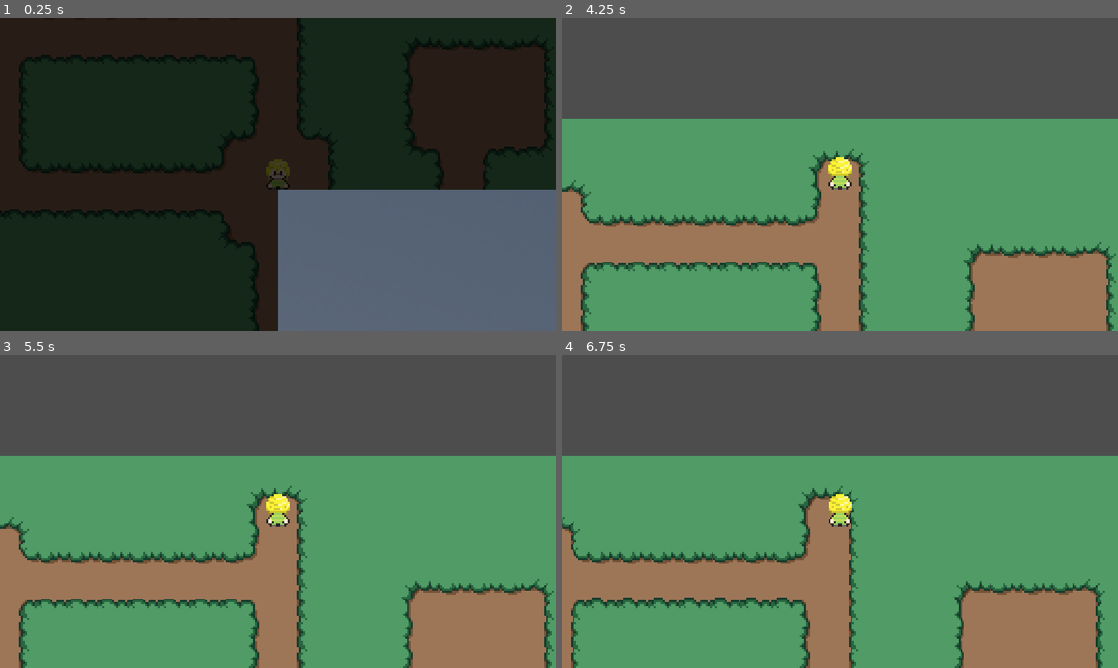
Above: before the commit, frames 1-4 (two rows, left to right).
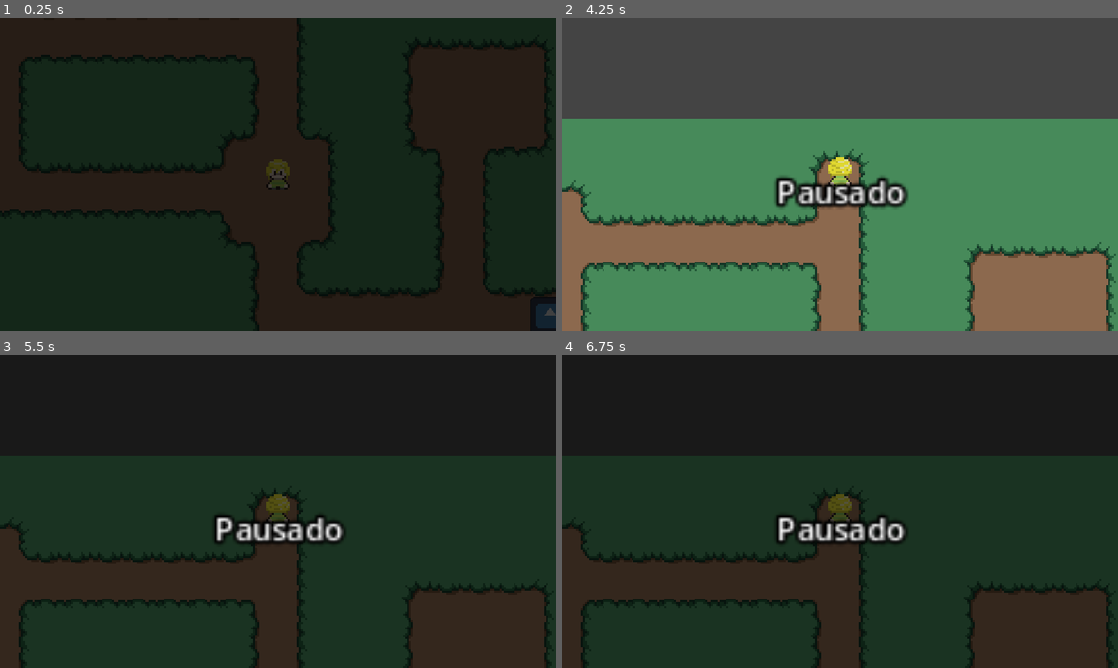
Above: after the commit, the same moments.

Repository: GJKR-Games/Dream-Toys-Dungeon
Game: Godot game, scene res://juntando/mother.tscn
Same seed, same stepped clock (60 frames per second), same inputs: the game is played once before the commit and once after it. The engine's default icon, where the game draws it, is replaced by a stand-in: a white triangle on a blue panel in a dark square.
Inputs (mouse positions are in pixels of both pictures, inside the frame that each line leads up to):
- Up to frame 1 (0.25 s): no input
- Up to frame 2 (4.25 s): move the mouse to (867, 174) at 0.52 s; hold Z (ui_interact) 0.53-1.28 s; hold Up (ui_up) from 0.53 s (still down); click (867, 174) at 0.67 s; move the mouse to (812, 174) at 1.27 s; tap Z (ui_interact) at 1.35, 2.85 s; click (812, 174) at 1.42 s; move the mouse to (851, 168) at 2.02 s; hold Z (ui_interact) 2.03-2.78 s; click (851, 168) at 2.17 s; move the mouse to (834, 180) at 2.77 s; click (834, 180) at 2.92 s; move the mouse to (878, 177) at 3.52 s; hold Z (ui_interact) from 3.53 s (still down); click (878, 177) at 3.67 s; tap P (ui_pause, bound only after the commit) at 4.15 s
- Up to frame 3 (5.5 s): keep holding Up (ui_up); move the mouse to (233, 508) at 4.27 s; release Z (ui_interact) at 4.28 s; tap Z (ui_interact) at 4.35 s; click (233, 508) at 4.42 s; tap Enter at 5 s; move the mouse to (283, 511) at 5.02 s; hold Z (ui_interact) from 5.03 s (still down); click (283, 511) at 5.17 s
- Up to frame 4 (6.75 s): move the mouse to (817, 505) at 5.77 s; release Up (ui_up) at 5.78 s; release Z (ui_interact) at 5.78 s; hold Right (ui_right) 5.78-6.53 s; tap Z (ui_interact) at 5.85 s; click (817, 505) at 5.92 s; move the mouse to (867, 511) at 6.52 s; hold Up (ui_up) from 6.53 s (still down); hold Z (ui_interact) from 6.53 s (still down); click (867, 511) at 6.67 s

The runs differ from the first frame. In frame 1, 23% of the frame differs, in the area x 50-100%, y 54-100%; in frame 2, 2.3%; in frame 3, 100%, in the area x 0-100%, y 0-100%; in frame 4, 100%.

Commit message:
feat(geral): pause

Diff:
--- a/3d/cenas/mundo_3d.tscn
+++ b/3d/cenas/mundo_3d.tscn
@@ -952,16 +952,10 @@
 render_target_update_mode = 4
 
 [node name="Camera3D" type="Camera3D" parent="Jogador3D/SubViewportContainer/SubViewport" unique_id=1554600291]
-transform = Transform3D(-0.50000006, 0, 0.8660254, 0, 1, 0, -0.8660254, 0, -0.50000006, -12, 0, -17)
+transform = Transform3D(-0.50000006, 0, 0.8660254, 0, 1, 0, -0.8660254, 0, -0.50000006, 0, 0, 0)
 
 [node name="RemoteTransform3D" type="RemoteTransform3D" parent="Jogador3D" unique_id=1728544104]
 remote_path = NodePath("../SubViewportContainer/SubViewport/Camera3D")
-
-[node name="Chaozao" type="CSGBox3D" parent="." unique_id=735362464]
-transform = Transform3D(1, 0, 0, 0, 1, 0, 0, 0, 1, 0, -39, 0)
-use_collision = true
-collision_layer = 2
-size = Vector3(40, 1, 40)
 
 [node name="Inimigo" parent="." unique_id=1947469917 instance=ExtResource("2_hcoc3")]
 transform = Transform3D(1, 0, 0, 0, 1, 0, 0, 0, 1, -11, 0, -3.5544996)
--- a/juntando/mother.gd
+++ b/juntando/mother.gd
@@ -2,6 +2,32 @@
 
 @onready var mundo_3d = $Mundo3D
 @onready var mundo_2d = $Mundo2D
+var to_no_3d = false
+
+func _input(event: InputEvent) -> void:
+	if event.is_action_pressed("ui_pause"):
+		if not to_no_3d:
+			if mundo_2d.process_mode == Node.PROCESS_MODE_DISABLED:
+				create_tween().tween_property($Censura2D, "modulate:a", 0, 0.5)
+				mundo_2d.process_mode = Node.PROCESS_MODE_INHERIT
+				$PauseLabel.visible = false
+				Input.mouse_mode = Input.MOUSE_MODE_CAPTURED
+
+			elif mundo_2d.process_mode == Node.PROCESS_MODE_INHERIT:
+				var nodes_2d = get_all_children(mundo_2d)
+				for node in nodes_2d:
+					if node.name == "Jogador2D":
+						$PauseLabel.global_position = Vector2(int(node.global_position.x - 67.0/2), int(node.global_position.y - 23.0/2))
+						$Censura2D.global_position = Vector2(int(node.global_position.x - 412.0/2), int(node.global_position.y - 281.0/2))
+
+				$PauseLabel.visible = true
+				Input.mouse_mode = Input.MOUSE_MODE_VISIBLE
+				create_tween().tween_property($Censura2D, "modulate:a", 0.67, 0.5)
+				mundo_2d.process_mode = Node.PROCESS_MODE_DISABLED
+		else:
+
+			pass
+
 func get_all_children(in_node,arr:=[]):
 	arr.push_back(in_node)
 	for child in in_node.get_children():
@@ -14,6 +40,8 @@
 	for node in nodes:
 		if node.name == "CanvasLayer":
 			node.visible = false
+		elif node.name == "SubViewportContainer":
+			node.visible = false
 
 	mundo_3d.process_mode = Node.PROCESS_MODE_DISABLED
 	create_tween().tween_property($Censura2D, "modulate:a", 0, 1)
@@ -21,6 +49,11 @@
 func trocar_pro_3d():
 	mundo_2d.visible = false
 	mundo_2d.process_mode = Node.PROCESS_MODE_DISABLED
+	var nodes_2d = get_all_children(mundo_2d)
+	for node in nodes_2d:
+		if node.name == "Camera2D":
+			node.enabled = false
+
 
 	mundo_3d.process_mode = Node.PROCESS_MODE_INHERIT
 	mundo_3d.visible = true
@@ -29,3 +62,6 @@
 	for node in nodes:
 		if node.name == "CanvasLayer":
 			node.visible = true
+		elif node.name == "SubViewportContainer":
+			#node.visible = true
+			node.set_deferred("visible", true)
--- a/juntando/mother.tscn
+++ b/juntando/mother.tscn
@@ -3,6 +3,10 @@
 [ext_resource type="Script" uid="uid://b5h2dft03gs1u" path="res://juntando/mother.gd" id="1_jsi6h"]
 [ext_resource type="PackedScene" uid="uid://du3fs2krywt8j" path="res://2d/cenas/mundo_2d.tscn" id="2_dokpi"]
 [ext_resource type="PackedScene" uid="uid://0whca0g7cdas" path="res://3d/cenas/mundo_3d.tscn" id="3_dokpi"]
+
+[sub_resource type="LabelSettings" id="LabelSettings_ebum8"]
+outline_size = 8
+outline_color = Color(0, 0, 0, 1)
 
 [node name="Mother" type="Node" unique_id=1929056692 groups=["mother"]]
 script = ExtResource("1_jsi6h")
@@ -17,3 +21,13 @@
 color = Color(0, 0, 0, 1)
 
 [node name="Mundo3D" parent="." unique_id=1086466881 instance=ExtResource("3_dokpi")]
+visible = false
+
+[node name="PauseLabel" type="Label" parent="." unique_id=1032537313]
+visible = false
+offset_left = -32.0
+offset_top = -14.0
+offset_right = 35.0
+offset_bottom = 9.0
+text = "Pausado"
+label_settings = SubResource("LabelSettings_ebum8")
--- a/project.godot
+++ b/project.godot
@@ -66,6 +66,11 @@
 , Object(InputEventKey,"resource_local_to_scene":false,"resource_name":"","device":-1,"window_id":0,"alt_pressed":false …(183 unchanged characters)…
 ]
 }
+ui_pause={
+"deadzone": 0.2,
+"events": [Object(InputEventKey,"resource_local_to_scene":false,"resource_name":"","device":-1,"window_id":0,"alt_pressed":false,"shift_pressed":false,"ctrl_pressed":false,"meta_pressed":false,"pressed":false,"keycode":0,"physical_keycode":80,"key_label":0,"unicode":112,"location":0,"echo":false,"script":null)
+]
+}
 
 [layer_names]
 
